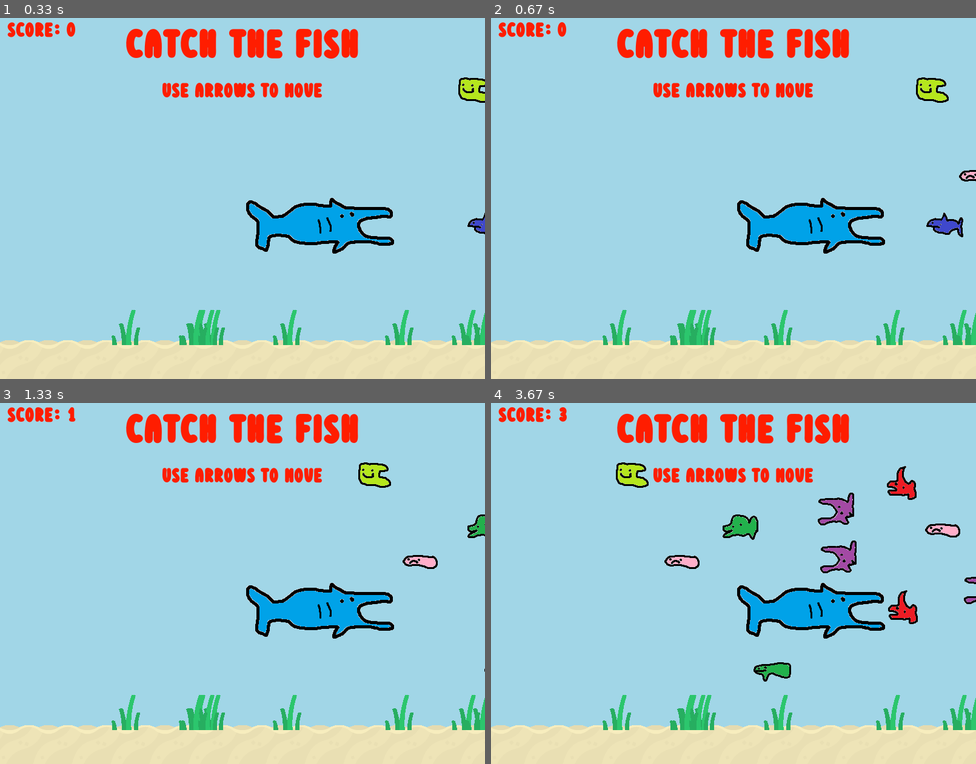
Above: before the commit, frames 1-4 (two rows, left to right).
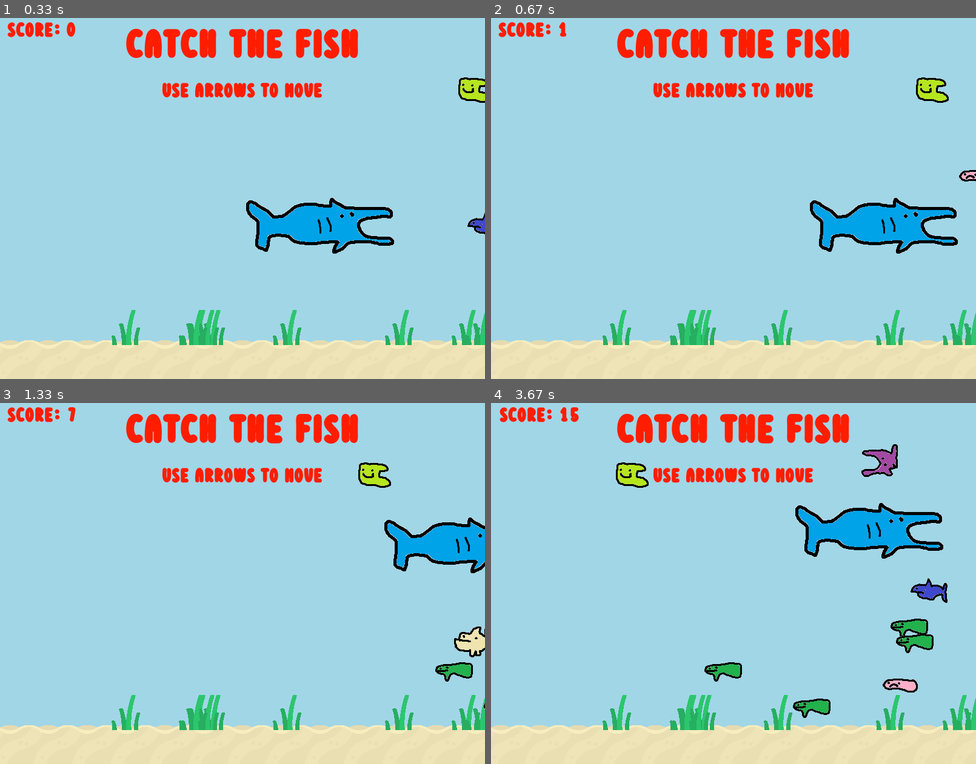
Above: after the commit, the same moments.

Repository: semchon/chomp
Game: pygame game, started from game6/game6.py
Two runs of this game, one before a commit and one after it. Both use one fixed random seed, a clock stepped at 60 frames per second and the inputs below.
Inputs:
- Up to frame 1 (0.33 s): no input
- Up to frame 2 (0.67 s): hold D from 0.33 s (still down)
- Up to frame 3 (1.33 s): release D at 0.8 s; hold W 0.83-1.13 s; hold D from 1.17 s (still down)
- Up to frame 4 (3.67 s): release D at 1.63 s; hold A 1.67-2.2 s; hold S 2.23-2.53 s; hold A 2.57-2.97 s; hold W 3-3.37 s; hold D from 3.4 s (still down)

Frame 1 is identical in both runs. In frame 2, 4.3% of the frame differs, in the area x 13-98%, y 1-66%; in frame 3, 5.8%; in frame 4, 10%, in the area x 1-100%, y 1-88%.

Commit message:
enemigos

Diff:
--- a/game6/background.py
+++ b/game6/background.py
@@ -1,6 +1,8 @@
 import pygame
 from game_parameters import *
 import random
+from fish import Fish, fishes
+
 def draw_background(surf):
     #loading tiles from files. The .convert loads the image
     water = pygame.image.load("../pygame_intro/assets/sprites/water.png").convert()
@@ -34,3 +36,9 @@
     text2 = custom_font_small.render("Use Arrows to move", True, (255, 29, 0))
     surf.blit(text, (screen_width/2-text.get_width()/2, screen_height/2-300))
     surf.blit(text2, (screen_width/2-text2.get_width()/2, screen_height/2-200))
+
+def add_fish(num_fish):
+    for i in range(num_fish):
+        x = random.randint(screen_width, screen_width * 2)
+        y = random.randint(100, screen_height - (2 * tile_size))
+        fishes.add(Fish(x, y))
--- a/game6/game6.py
+++ b/game6/game6.py
@@ -49,17 +49,18 @@
         if event.type == pygame.QUIT:
             running = False
             #controlling player fish vvv
-        player.stop() #ensures it stops every time you release input
+
         if event.type == pygame.KEYDOWN:
-            if event.key == pygame.K_UP:
-                print('You pressed W')
+            if event.key == pygame.K_w:
                 player.move_up()
-            if event.key == pygame.K_LEFT:
+            if event.key == pygame.K_a:
                 player.move_left()
-            if event.key == pygame.K_DOWN:
+            if event.key == pygame.K_s:
                 player.move_down()
-            if event.key == pygame.K_RIGHT:
+            if event.key == pygame.K_d:
                 player.move_right()
+        if event.type == pygame.KEYUP:
+            player.stop()
 
 
     screen.blit(background,(0,0))
--- /dev/null
+++ b/game7/background.py
@@ -0,0 +1,50 @@
+import pygame
+from game_parameters import *
+import random
+from fish import Fish, fishes
+from enemy import Enemy, enemies
+def draw_background(surf):
+    #loading tiles from files. The .convert loads the image
+    water = pygame.image.load("../pygame_intro/assets/sprites/water.png").convert()
+    sand = pygame.image.load("../pygame_intro/assets/sprites/sand_top.png").convert()
+    seagrass = pygame.image.load("../pygame_intro/assets/sprites/seagrass.png").convert()
+
+    #make PNGs transparent
+    water.set_colorkey((0,0,0))
+    sand.set_colorkey((0, 0, 0))
+    seagrass.set_colorkey((0, 0, 0))
+
+    #fill screen with water
+    for x in range(0, screen_width, tile_size):
+        for y in range(0, screen_height, tile_size):
+            surf.blit(water, (x,y))
+
+    #draw sandy bottom
+    for x in range(0, screen_width, tile_size):
+        surf.blit(sand, (x, screen_height - tile_size))
+
+    #place seagrass
+    for _ in range(10):
+        x = random.randint(0,screen_width)
+        surf.blit(seagrass, (x, 480))
+
+    #drawing text with imported ttf fonts
+    # load game , designating ttf file and font size
+    custom_font = pygame.font.Font("../pygame_intro/assets/fonts/Dried_Leaves.otf", size=100)
+    custom_font_small = pygame.font.Font("../pygame_intro/assets/fonts/Dried_Leaves.otf", size=50)
+    text = custom_font.render("Catch the fish", True, (255, 29, 0))
+    text2 = custom_font_small.render("Use Arrows to move", True, (255, 29, 0))
+    surf.blit(text, (screen_width/2-text.get_width()/2, screen_height/2-300))
+    surf.blit(text2, (screen_width/2-text2.get_width()/2, screen_height/2-200))
+
+def add_fish(num_fish):
+    for i in range(num_fish):
+        x = random.randint(screen_width, screen_width * 2)
+        y = random.randint(100, screen_height - (2 * tile_size))
+        fishes.add(Fish(x, y))
+
+def add_enemy(num_enemies):
+    for i in range(num_enemies):
+        x = random.randint(screen_width, screen_width * 2)
+        y = random.randint(100, screen_height - (2 * tile_size))
+        enemies.add(Enemy(x, y))
--- /dev/null
+++ b/game7/enemy.py
@@ -0,0 +1,33 @@
+#create a pygame sprite class for a fish
+import os
+import pygame
+import random
+from game_parameters import *
+
+
+class Enemy(pygame.sprite.Sprite):
+
+    def __init__(self, x,y):
+        super().__init__()
+        self.image = pygame.image.load("enemy.png").convert()
+        self.image2 = pygame.image.load("enemy.png").convert()
+        self.image.set_colorkey((255,255,255))
+        self.image = pygame.transform.flip(self.image, flip_x = False, flip_y = False)
+        # below shifts the center of the image to its actual center (rectangular parameters)
+        self.rect = self.image.get_rect()
+        self.x = x
+        self.y = y
+        self.speed = random.uniform(MIN_SPEED,MAX_SPEED)
+        self.rect.center = (x,y)
+
+    def update(self):
+        #update the x position of the fish
+        self.x -= self.speed
+        self.rect.x = self.x
+
+
+    def draw_fish(self, surf):
+        surf.blit(self.image, self.rect)
+
+enemies = pygame.sprite.Group()
+#created group called fishes. As we make fish, we will add it to the group fishes
--- /dev/null
+++ b/game7/fish.py
@@ -0,0 +1,34 @@
+#create a pygame sprite class for a fish
+import os
+import pygame
+import random
+from game_parameters import *
+
+
+class Fish(pygame.sprite.Sprite):
+
+    def __init__(self, x,y):
+        super().__init__()
+        random_fish = random.choice(os.listdir("fishes"))
+        self.image = pygame.image.load(f"fishes/{random_fish}").convert()
+        self.image2 = pygame.image.load(f"fishes/{random_fish}").convert()
+        self.image.set_colorkey((255,255,255))
+        self.image = pygame.transform.flip(self.image, flip_x = True, flip_y = False)
+        # below shifts the center of the image to its actual center (rectangular parameters)
+        self.rect = self.image.get_rect()
+        self.x = x
+        self.y = y
+        self.speed = random.uniform(MIN_SPEED,MAX_SPEED)
+        self.rect.center = (x,y)
+
+    def update(self):
+        #update the x position of the fish
+        self.x -= self.speed
+        self.rect.x = self.x
+
+
+    def draw_fish(self, surf):
+        surf.blit(self.image, self.rect)
+
+fishes = pygame.sprite.Group()
+#created group called fishes. As we make fish, we will add it to the group fishes
--- /dev/null
+++ b/game7/game7.py
@@ -0,0 +1,109 @@
+import pygame
+import sys
+import random
+
+from fish import Fish, fishes
+from background import draw_background, add_fish, add_enemy
+from game_parameters import *
+from player import Player
+from enemy import Enemy, enemies
+#initialize pygame
+pygame.init()
+
+#create screen
+screen = pygame.display.set_mode((screen_width, screen_height))
+pygame.display.set_caption("Fish Game")
+
+#clock
+clock = pygame.time.Clock()
+
+
+#Main loop
+running = True
+background = screen.copy()
+draw_background(background)
+
+#draw fish/enemies
+add_fish(6)
+add_enemy(2)
+
+#draw player fish
+player = Player(screen_width/2, screen_height/2)
+
+score = 0
+score_font = pygame.font.Font("../pygame_intro/assets/fonts/Dried_Leaves.otf", size=50)
+
+#load bg music
+pygame.mixer.music.load("sounds/backgroundmusic.wav")
+pygame.mixer.music.play(loops = 100)
+
+#load sound effect
+chomp = pygame.mixer.Sound("sounds/chomp.wav")
+bad = pygame.mixer.Sound("sounds/bad.wav")
+
+while running:
+    for event in pygame.event.get():
+        #print(event)
+        if event.type == pygame.QUIT:
+            running = False
+            #controlling player fish vvv
+
+        if event.type == pygame.KEYDOWN:
+            if event.key == pygame.K_w:
+                player.move_up()
+            if event.key == pygame.K_a:
+                player.move_left()
+            if event.key == pygame.K_s:
+                player.move_down()
+            if event.key == pygame.K_d:
+                player.move_right()
+        if event.type == pygame.KEYUP:
+            player.stop()
+
+
+    screen.blit(background,(0,0))
+
+    #updating
+    fishes.update()
+    player.update()
+    enemies.update()
+    #update score on screen
+    text = score_font.render(f"Score: {score}", True, (255, 29, 0))
+    screen.blit(text, (text.get_width()/10, screen_height / 2 - 300))
+
+   #check if fish have left the screen
+    for fish in fishes: #loop through our feeshys
+        if fish.rect.x < -fish.rect.width:
+            fishes.remove(fish)
+            fishes.add(Fish(random.randint(screen_width, screen_width +50), random.randint(tile_size, screen_height-tile_size)))
+
+    for enemy in enemies:
+        if enemy.rect.x < -enemy.rect.width:
+            enemies.remove(enemy)
+            enemies.add(Enemy(random.randint(screen_width, screen_width +50), random.randint(tile_size, screen_height-tile_size)))
+    #drawing the feesh
+    fishes.draw(screen)
+    enemies.draw(screen)
+    player.draw(screen)
+
+    #checking for collisions between player & fishy - use the built in pygame group collision method
+    result = pygame.sprite.spritecollide(player, fishes, True)
+    if len(result) > 0:
+        score += len(result)
+        for i in range(len(result)):
+            pygame.mixer.Sound.play(chomp)
+            add_fish(1)
+
+    enemy_result = pygame.sprite.spritecollide(player, enemies, True)
+    if len(enemy_result)>0:
+        score -= len(enemy_result) * 5
+        for i in range(len(enemy_result)):
+            pygame.mixer.Sound.play(bad)
+            add_enemy(2)
+    #game loss condition
+    #update display
+    pygame.display.flip()
+
+    clock.tick(60)
+
+pygame.quit()
--- /dev/null
+++ b/game7/game_parameters.py
@@ -0,0 +1,8 @@
+#screen dimensions
+screen_width = 800
+screen_height = 600
+tile_size = 64
+
+MIN_SPEED = 2.0
+MAX_SPEED = 2.8
+PLAYER_SPEED = 6.0
--- /dev/null
+++ b/game7/player.py
@@ -0,0 +1,60 @@
+#a pygame sprite class for a player fish
+
+import pygame
+
+from game_parameters import *
+
+class Player(pygame.sprite.Sprite):
+    def __init__(self,x,  y):
+        #TURN FISH IN OPP DIRECTION
+        super().__init__()
+        self.image = pygame.image.load("player.png").convert()
+        self.forward_image = pygame.image.load("player.png").convert()
+        self.reverse_image = pygame.transform.flip(self.image, flip_x=True, flip_y=False)
+        self.image.set_colorkey((255, 255, 255))
+        self.forward_image.set_colorkey((255, 255, 255))
+        self.reverse_image.set_colorkey((255, 255, 255))
+        self.rect = self.image.get_rect()
+        self.rect.center = (x,y)
+        self.x = x
+        self.y = y
+        self.x_speed = 0
+        self.y_speed = 0
+
+
+    def move_up(self):
+        self.y_speed = -1 * PLAYER_SPEED
+        print('you moved up')
+        print(self.y_speed)
+
+    def move_down(self):
+        self.y_speed = PLAYER_SPEED
+
+    def move_left(self):
+        self.x_speed = -1 * PLAYER_SPEED
+        self.image = self.reverse_image
+    def move_right(self):
+        self.x_speed = PLAYER_SPEED
+        self.image = self.forward_image
+    def stop(self):
+        self.x_speed = 0
+        self.y_speed = 0
+
+    def update(self):
+        self.x += self.x_speed
+        self.y += self.y_speed
+        if self.x > screen_width:
+            self.x = screen_width
+        if self.x < 0:
+            self.x = 0
+        if self.y < 0:
+            self.y = 0
+        if self.y > screen_height:
+            self.y = screen_height
+        self.rect.x = self.x
+        self.rect.y = self.y
+
+
+
+    def draw(self,surf):
+        surf.blit(self.image, self.rect)
Binary file added: game7/enemy.png
Binary file added: game7/fishes/fishTile_072.png
Binary file added: game7/fishes/fishTile_073.png
Binary file added: game7/fishes/fishTile_074.png
Binary file added: game7/fishes/fishTile_075.png
Binary file added: game7/fishes/fishTile_076.png
Binary file added: game7/fishes/fishTile_077.png
Binary file added: game7/fishes/fishTile_078.png
Binary file added: game7/fishes/fishTile_079.png
Binary file added: game7/fishes/fishTile_080.png
Binary file added: game7/fishes/fishTile_081.png
Binary file added: game7/oldplayer.png
(and 5 more such lines)
